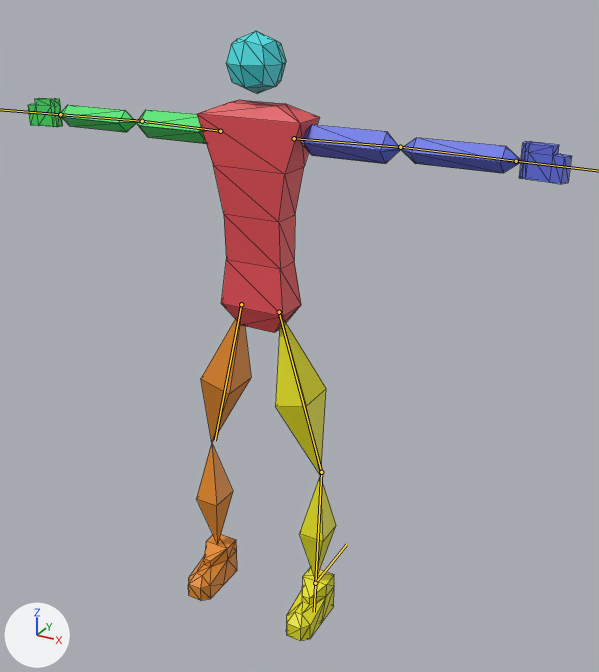
The glTF model FPS/Player/Player.glb as it was, and as the next commit left it.
One viewpoint serves both versions: a 50 mm camera at (3.1, -5.01, 5.11) aimed at (0.5, -0.3, 2.75). Every picture has the same lights, and +X, +Y and +Z are marked at lower left. The bones that change are drawn over the model as lines. Mesh edges are drawn as thin lines.

The first picture shows 'Foot.L', 'Foot.R', 'Hand.L', 'Hand.R', 'Head', 'LowerArm.L', 'LowerArm.R', 'LowerLeg.L', 'LowerLeg.R', 'Torso', 'UpperArm.L', 'UpperArm.R', 'UpperLeg.L', 'UpperLeg.R'.
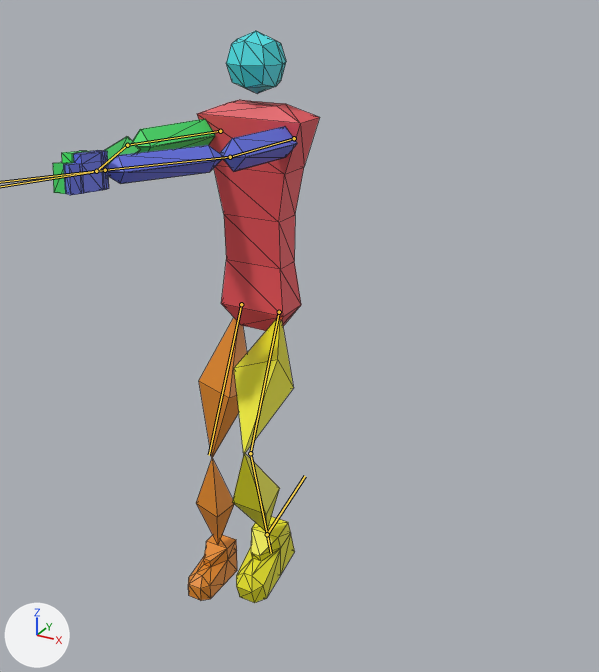
The newer file adds an action. The first version stands in its rest pose; the second is drawn at frame 26 of the action 'WalkGun'.

What differs and where, as boxes [x1, y1, x2, y2] in the pictures (599 x 672 px):
'UpperLeg.L', posed (15% wider, 13% shorter)
    before: [275, 322, 326, 476]
    after: [234, 320, 293, 454]
'LowerArm.L', posed (11% taller)
    before: [401, 138, 521, 173]
    after: [108, 145, 223, 184]
'Foot.L', posed (22% wider, 17% taller)
    before: [286, 567, 334, 641]
    after: [236, 516, 295, 603]
'UpperArm.L', posed (23% narrower, 15% taller)
    before: [301, 125, 401, 164]
    after: [220, 126, 297, 171]
'UpperLeg.R', posed
    before: [201, 319, 251, 442]
    after: [199, 318, 247, 458]
'LowerLeg.L', posed (29% wider, 25% shorter)
    before: [299, 476, 336, 580]
    after: [232, 454, 280, 532]
'Hand.L', posed (13% narrower)
    before: [519, 141, 572, 184]
    after: [63, 150, 109, 195]
'UpperArm.R', posed
    before: [136, 110, 206, 144]
    after: [133, 119, 215, 153]
'LowerLeg.R', posed (15% shorter)
    before: [196, 443, 233, 544]
    after: [196, 458, 234, 544]
'LowerArm.R', posed
    before: [59, 105, 136, 132]
    after: [104, 136, 141, 177]
'Hand.R', posed
    before: [28, 98, 63, 127]
    after: [53, 151, 89, 194]
bone 'UpperArm.L', root to tip
    before: (294, 138) to (400, 147)
    after: (294, 138) to (230, 157)
bone 'LowerArm.L', root to tip
    before: (400, 147) to (516, 161)
    after: (230, 157) to (105, 170)
bone 'UpperArm.R', root to tip
    before: (220, 131) to (142, 121)
    after: (220, 131) to (127, 145)
bone 'LowerArm.R', root to tip
    before: (142, 121) to (60, 114)
    after: (127, 145) to (96, 171)
bone 'UpperLeg.L', root to tip
    before: (279, 312) to (321, 472)
    after: (279, 312) to (250, 453)
bone 'LowerLeg.L', root to tip
    before: (321, 472) to (314, 612)
    after: (250, 453) to (271, 553)
bone 'UpperLeg.R', root to tip
    before: (241, 304) to (215, 440)
    after: (241, 304) to (209, 455)
bone 'Foot_IK.L', root to tip
    before: (315, 583) to (346, 544)
    after: (267, 534) to (305, 476)

The change in detail:
Bone 'UpperArm.L' (bone_upperarm_l) turns from (0, 0, 0) to (0, 0, -96) degrees about its own x, y and z.
Bone 'LowerArm.L' (bone_lowerarm_l) turns from (0, 0, 0) to (0, 0, -23) degrees about its own x, y and z.
Bone 'Hand.L' (bone_hand_l) turns from (0, 0, 0) to (4, 0, 33) degrees about its own x, y and z.
Bone 'UpperArm.R' (bone_upperarm_r) turns from (0, 0, 0) to (0, 0, 74) degrees about its own x, y and z.
Bone 'LowerArm.R' (bone_lowerarm_r) turns from (0, 0, 0) to (0, 0, 38) degrees about its own x, y and z.
Bone 'Hand.R' (bone_hand_r) turns from (0, 0, 0) to (7, -1, -26) degrees about its own x, y and z.
Bone 'UpperLeg.L' (bone_upperleg_l) turns from (0, 0, 0) to (-73, 22, -90) degrees about its own x, y and z.
Bone 'LowerLeg.L' (bone_lowerleg_l) turns from (0, 0, 0) to (-20, 16, 76) degrees about its own x, y and z.
Bone 'UpperLeg.R' (bone_upperleg_r) turns from (0, 0, 0) to (-42, -77, 38) degrees about its own x, y and z.
Bone 'Foot_IK.L' (bone_foot_ik_l) moves from (0.0, 0.0, 0.0) to (-1.02, -0.77, -0.01).
Bone 'Foot_IK.L' (bone_foot_ik_l) turns from (0, 0, 0) to (0, 0, 16) degrees about its own x, y and z.
